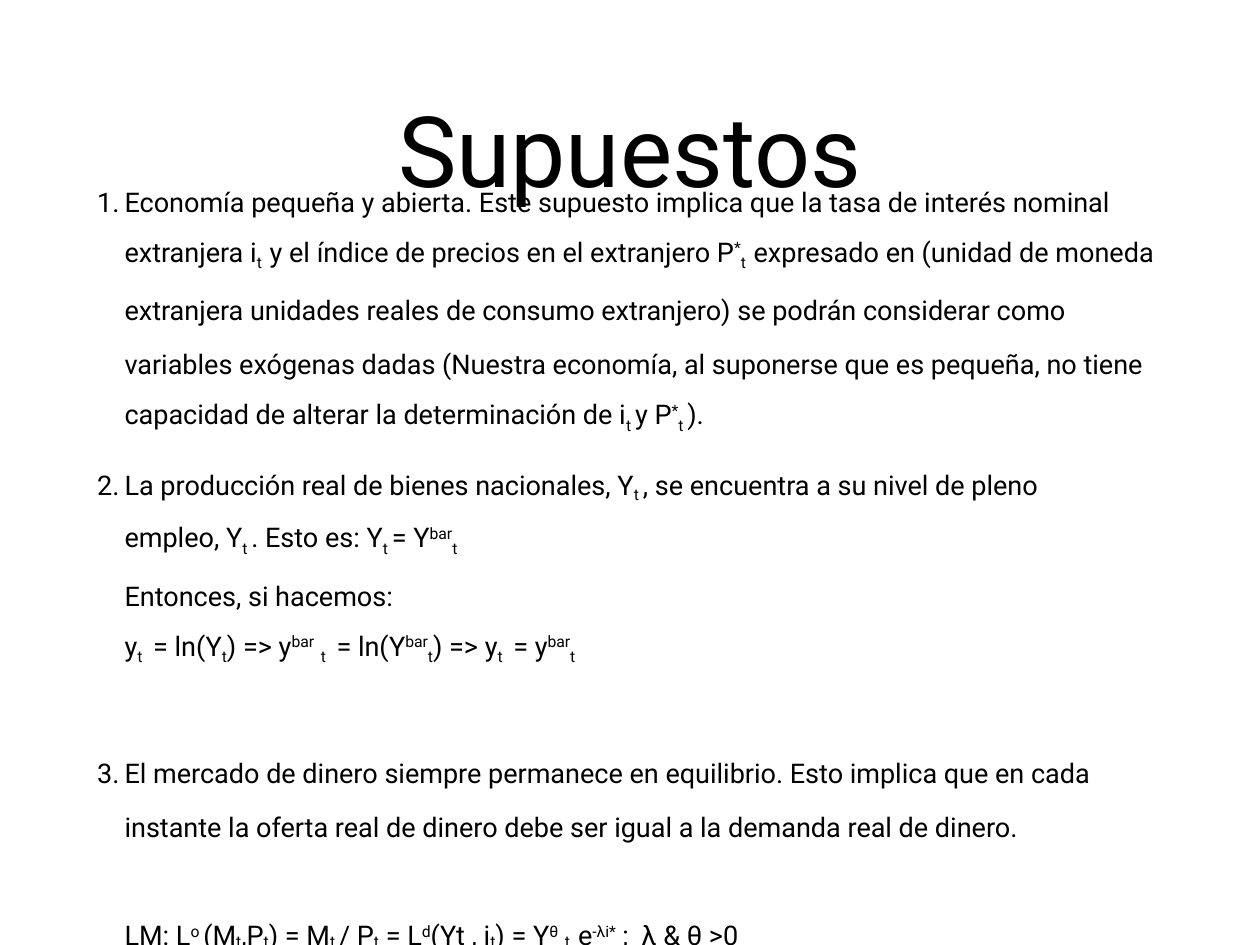
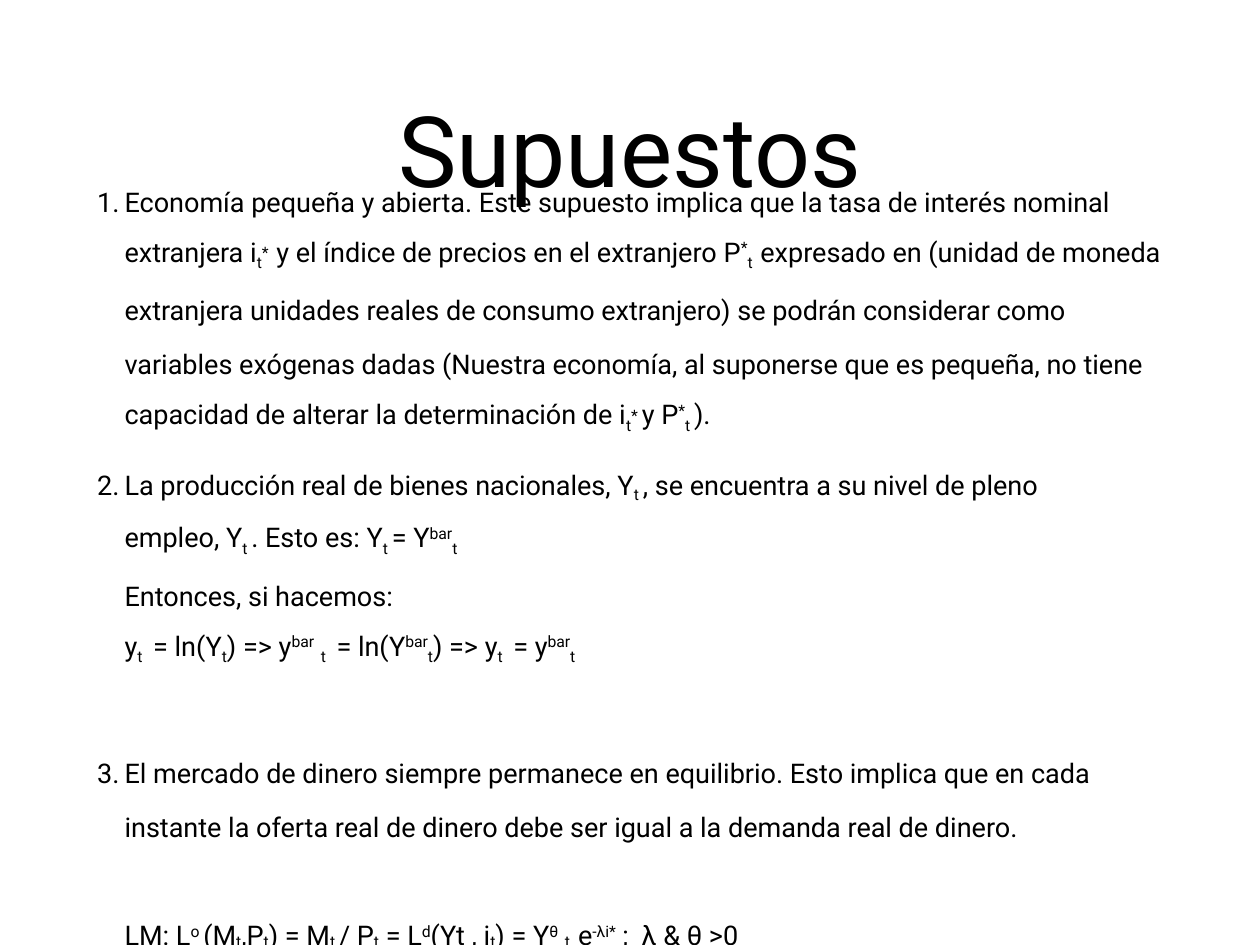
Before and after one commit to nicosandller/exchange-rate-overshooting, a slide deck: slide 3 of ODAF-Nicolas-Sandller.pptx. Drawn at 1260x945 pixels with LibreOffice and Linux fonts; fonts in the diff are those of the drawing. Boxes give left, top, right and bottom in pixels: in the first picture for what was removed or moved away, otherwise in the second. Text is boxed around its words. In the diff, an @@ line names an element or a change of style, - is before the commit and + after.

```diff
--- a/ODAF-Nicolas-Sandller.pptx
+++ b/ODAF-Nicolas-Sandller.pptx
@@ text at (x1=125, y1=187, x2=1160, y2=431): text changed @@
-1. Economía pequeña y abierta. Este supuesto implica que la tasa de interés nominal extranjera it y el índice de precios en el extranjero P*t expresado en (unidad de moneda extranjera unidades reales de consumo extranjero) se podrán considerar como variables exógenas dadas (Nuestra economía, al suponerse que es pequeña, no tiene capacidad de alterar la determinación de it y P*t ).
+1. Economía pequeña y abierta. Este supuesto implica que la tasa de interés nominal extranjera it* y el índice de precios en el extranjero P*t expresado en (unidad de moneda extranjera unidades reales de consumo extranjero) se podrán considerar como variables exógenas dadas (Nuestra economía, al suponerse que es pequeña, no tiene capacidad de alterar la determinación de it* y P*t ).
```
Also in this commit, not shown: 1 slide added, 3 other files.
